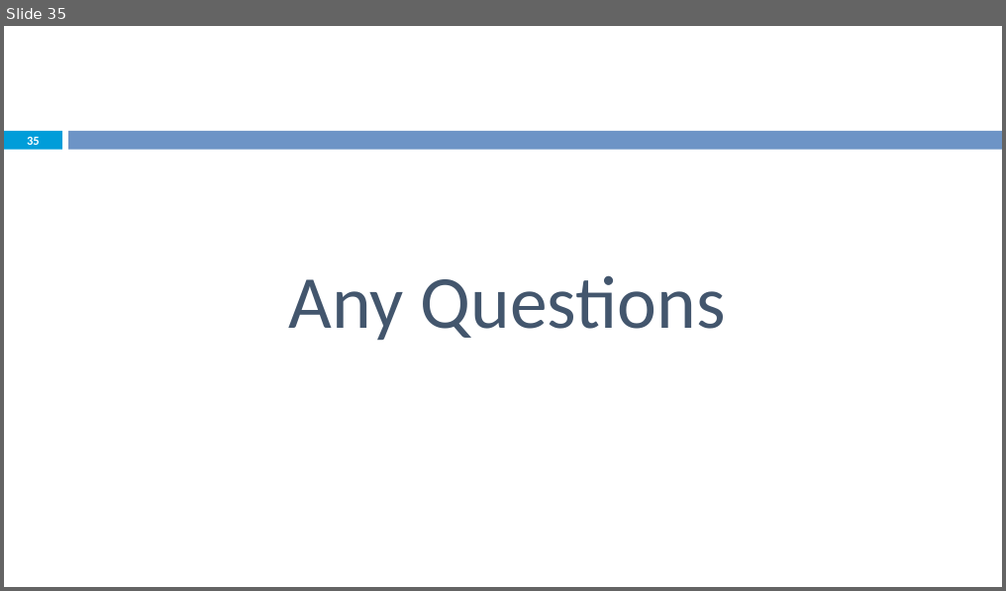
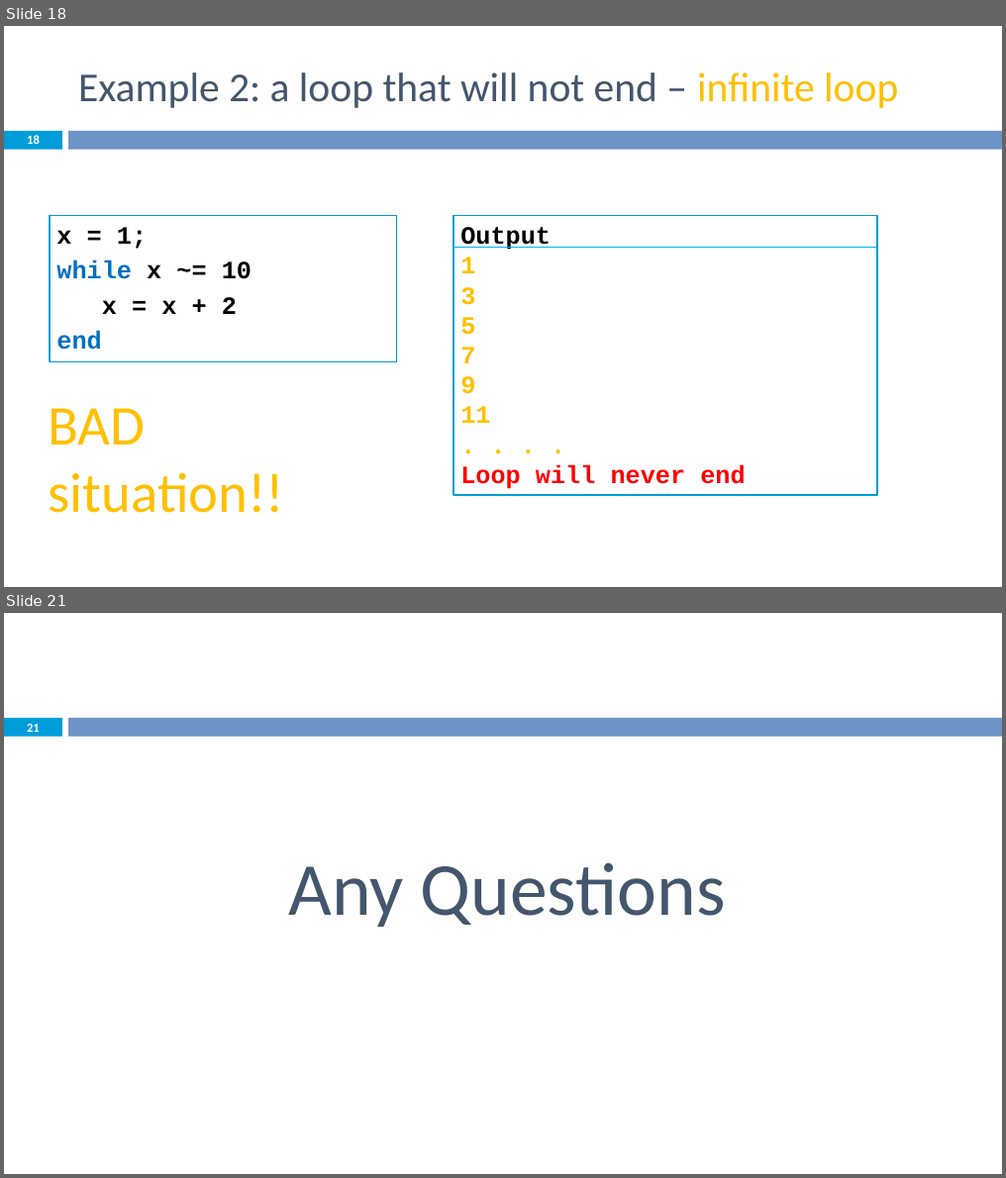
Before and after one commit to Emadalsuwat/emadalsuwat.github.io, a slide deck: scientificcomputing/lecture 11.pptx. Shown one above the other, each under a label of ours: slide 35 before the commit, slides 18 and 21 after it; the slides between them are not shown. The pictures are 1006x591 and 1006x1178 pixels, drawn with LibreOffice and Linux fonts; fonts in the diff are those of the drawing. Boxes give left, top, right and bottom in pixels: in the first picture for what was removed or moved away, otherwise in the second. Text is boxed around its words. In the diff, an @@ line names an element or a change of style, - is before the commit and + after.

```diff
--- a/scientificcomputing/lecture 11.pptx
+++ b/scientificcomputing/lecture 11.pptx
@@ slide 18 added at (4,26,1002,587), background #FFFFFF; not listed: 2 template elements that a slide beside it also shows @@
@@ title added at (78,73,898,108), 39.6 pt, text #43566D @@
+Example 2: a loop that will not end – infinite loop
@@ page number added at (27,135,40,144), 12 pt, text #FFFFFF, bold @@
+18
@@ rectangle added at (50,216,397,363), fill #FFFFFF, outline #009DD9 1.5 pt, 24 pt, text #000000, bold @@
+x = 1;
+while x ~= 10
+x = x + 2
+end
@@ rectangle added at (453,216,877,496), fill #FFFFFF, outline #009DD9 1.5 pt, 24 pt, text #FF0000, bold @@
+Output
+1
+3
+5
+7
+9
+11
+. . . . .
+Loop will never end
@@ line added from (453, 248) to (877, 248), #00B0F0 1.5 pt @@
@@ text added at (49,408,285,513), 54 pt, text #FFC000 @@
+BAD situation!!
@@ what was slide 35 is now slide 21 @@
@@ page number at (27,724,40,732): text changed @@
-35
+21
```
Also in this commit, not shown: 1 slide changed, 18 other slides added, 33 slides removed, 3 other files.
